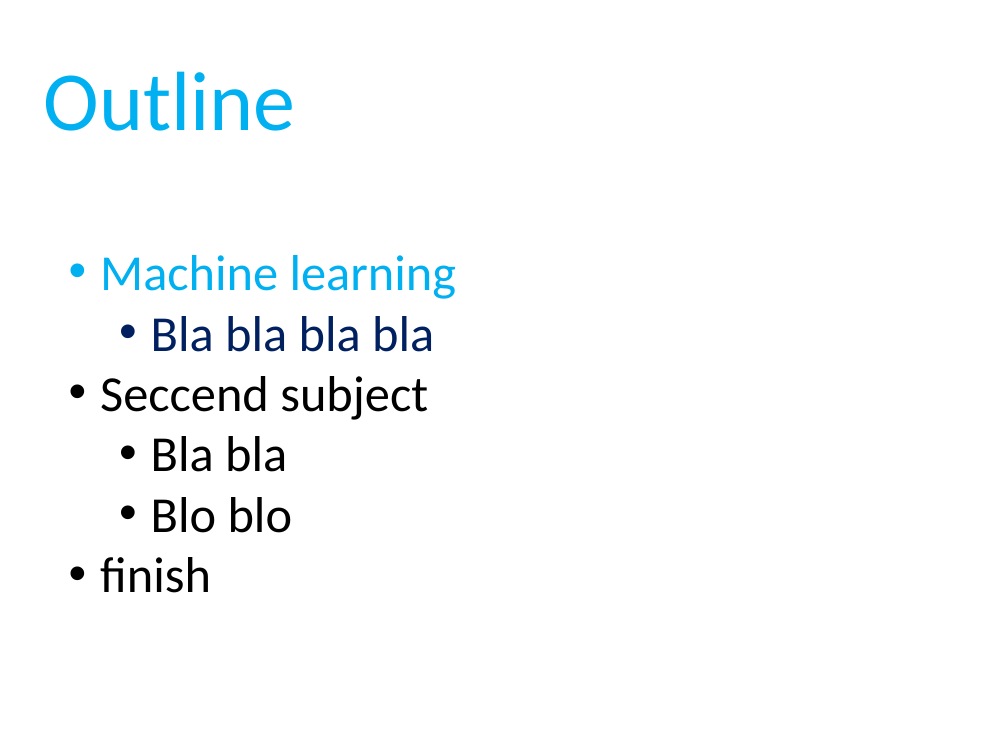
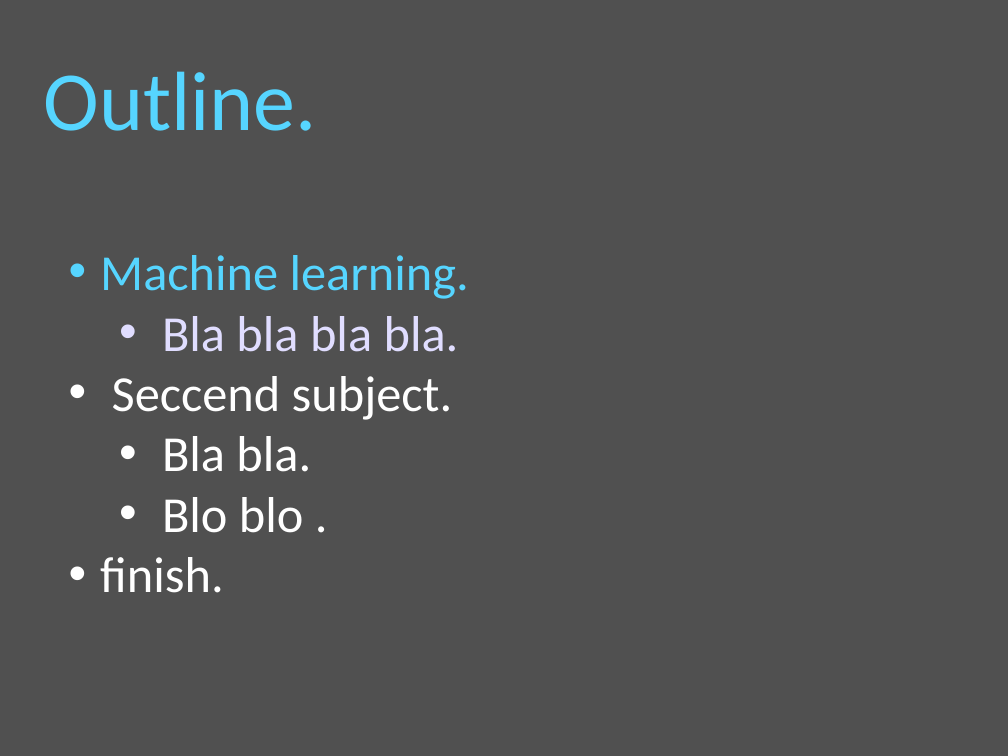
Before and after one commit to moran-abitbul/PreFix, a slide deck: slide 3 of server/uploads/updated-format.pptx. Drawn at 1008x756 pixels with LibreOffice and Linux fonts; fonts in the diff are those of the drawing. Boxes give left, top, right and bottom in pixels: in the first picture for what was removed or moved away, otherwise in the second. Text is boxed around its words. In the diff, an @@ line names an element or a change of style, - is before the commit and + after.

```diff
--- a/server/uploads/updated-format.pptx
+++ b/server/uploads/updated-format.pptx
@@ background #FFFFFF to #505050 @@
@@ text at bbox=[43, 71, 316, 131]: text changed; text colour #00B0F0 to #56D5FF @@
-Outline
+Outline.
@@ text at bbox=[100, 255, 469, 593]: text changed; text colour #000000 to #FFFFFF @@
-• Machine learning
-  • Bla bla bla bla
-• Seccend subject
-  • Bla bla
-  • Blo blo
-• finish
+• Machine learning.
+  • Bla bla bla bla.
+• Seccend subject.
+  • Bla bla.
+  • Blo blo .
+• finish.
```
Also in this commit, not shown: 1 other slide changed, 9 other files.
